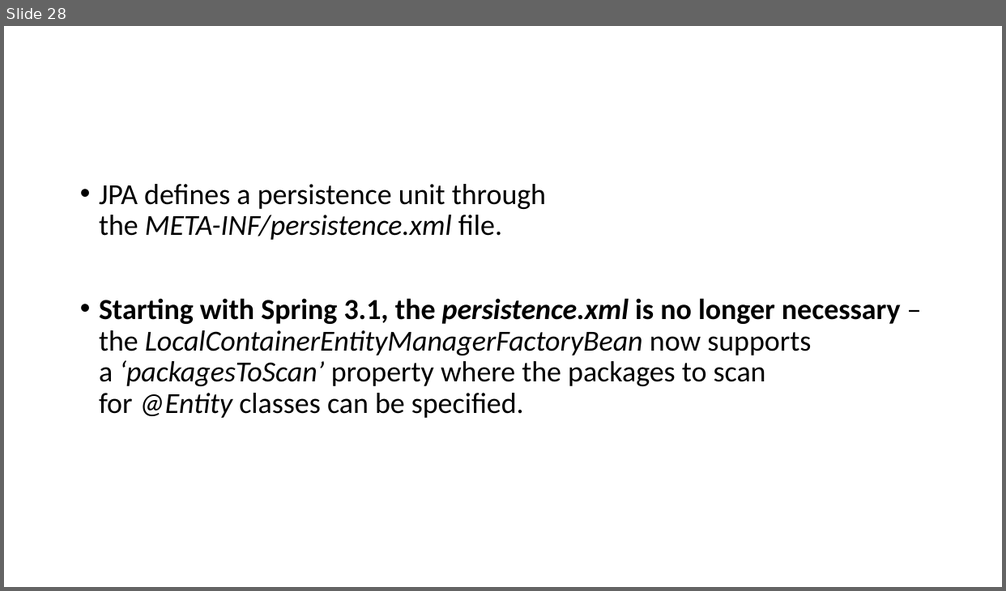
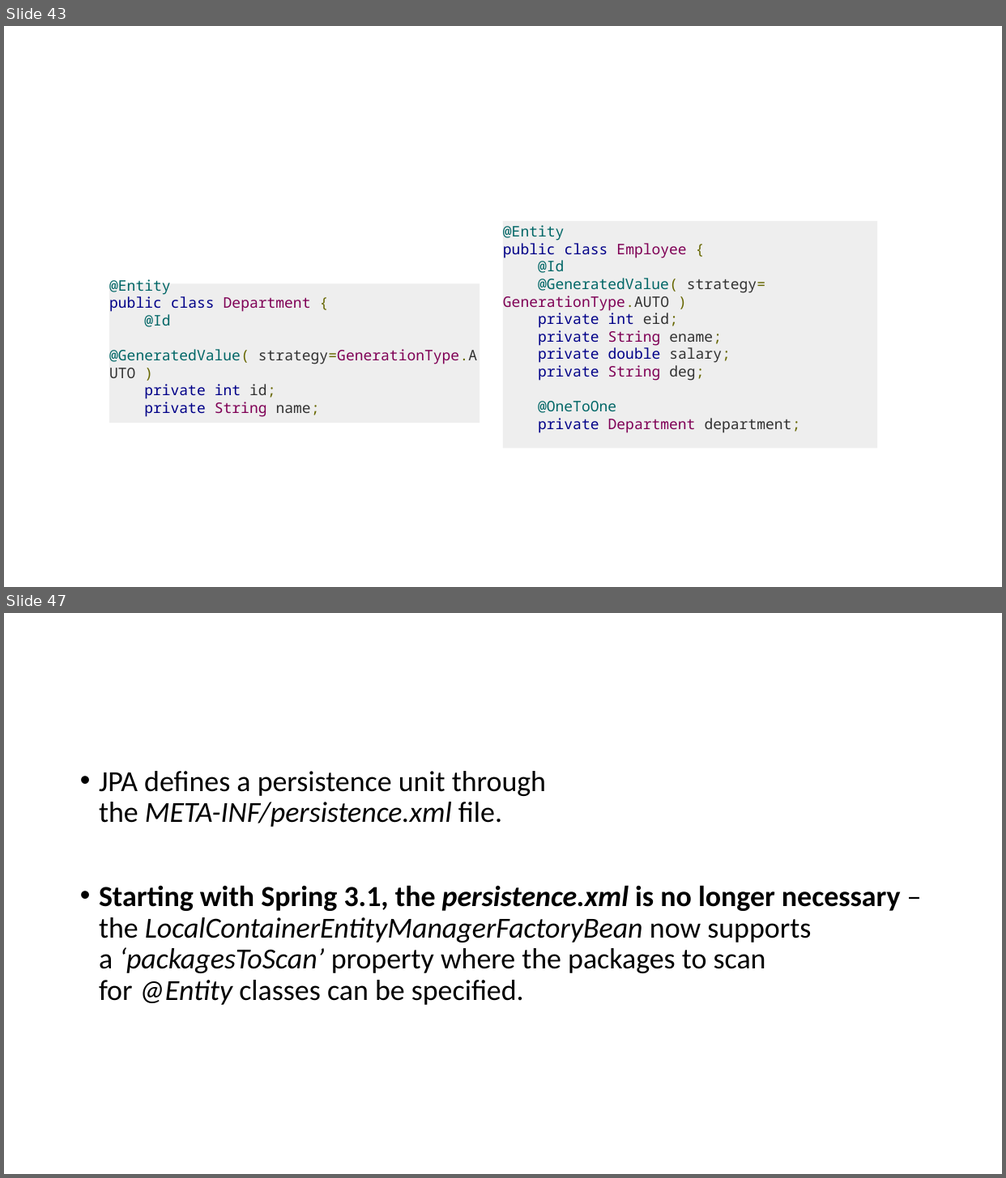
Before and after one commit to lawren43/mytest-repo, a slide deck: test-springmvc/doc/20181018-Spring JPA.pptx. Shown one above the other, each under a label of ours: slide 28 before the commit, slides 43 and 47 after it; the slides between them are not shown. The pictures are 1006x591 and 1006x1178 pixels, drawn with LibreOffice and Linux fonts; fonts in the diff are those of the drawing. Boxes give left, top, right and bottom in pixels: in the first picture for what was removed or moved away, otherwise in the second. Text is boxed around its words. In the diff, an @@ line names an element or a change of style, - is before the commit and + after.

```diff
--- a/test-springmvc/doc/20181018-Spring JPA.pptx
+++ b/test-springmvc/doc/20181018-Spring JPA.pptx
@@ slide 43 added at box(4, 26, 1002, 587), background #FFFFFF @@
@@ rectangle added at box(503, 221, 878, 449), fill #EEEEEE, 14 pt, text #000088 @@
+@Entity
+public class Employee {
+@Id
+@GeneratedValue( strategy= GenerationType.AUTO )
+private int eid;
+private String ename;
+private double salary;
+private String deg;
+@OneToOne
+private Department department;
@@ rectangle added at box(109, 284, 480, 424), fill #EEEEEE, 14 pt, text #7F0055 @@
+@Entity
+public class Department {
+@Id
+@GeneratedValue( strategy=GenerationType.AUTO )
+private int id;
+private String name;
@@ what was slide 28 is now slide 47 @@
```
Also in this commit, not shown: 2 slides changed, 19 other slides added, 1 other file.
